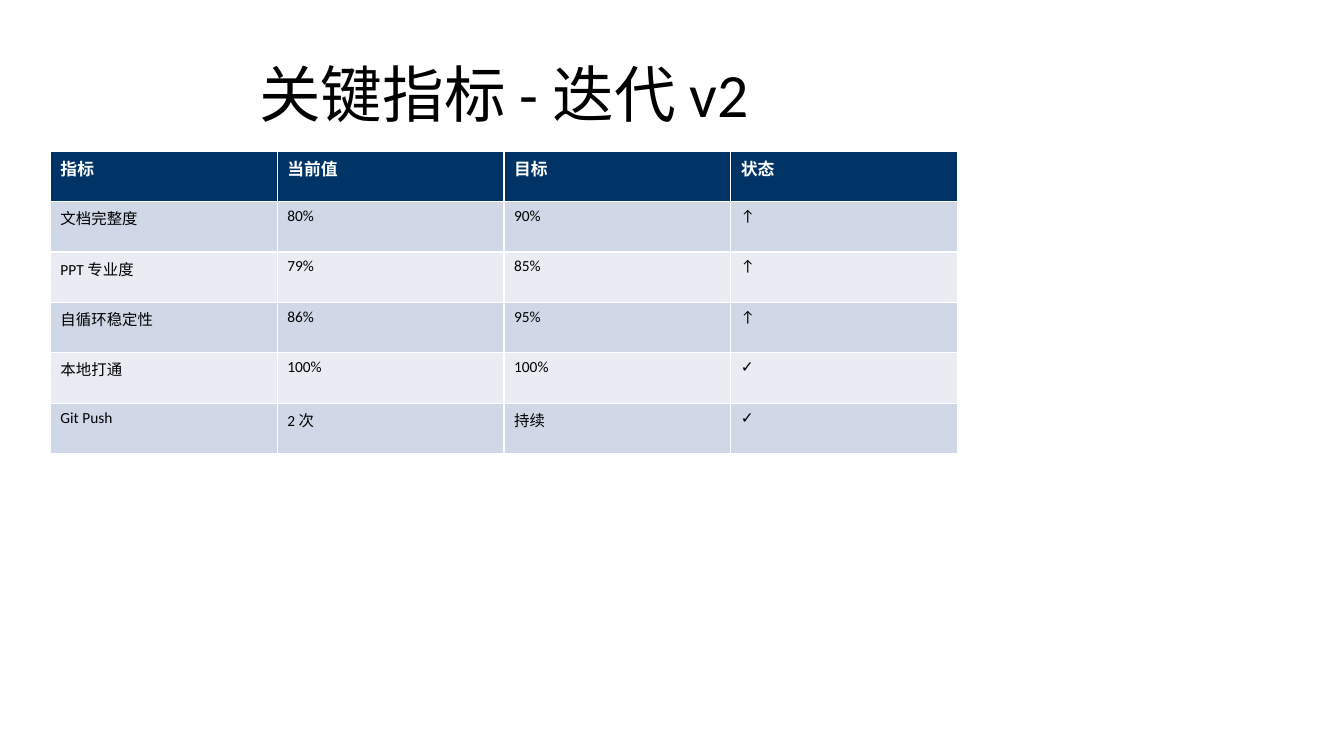
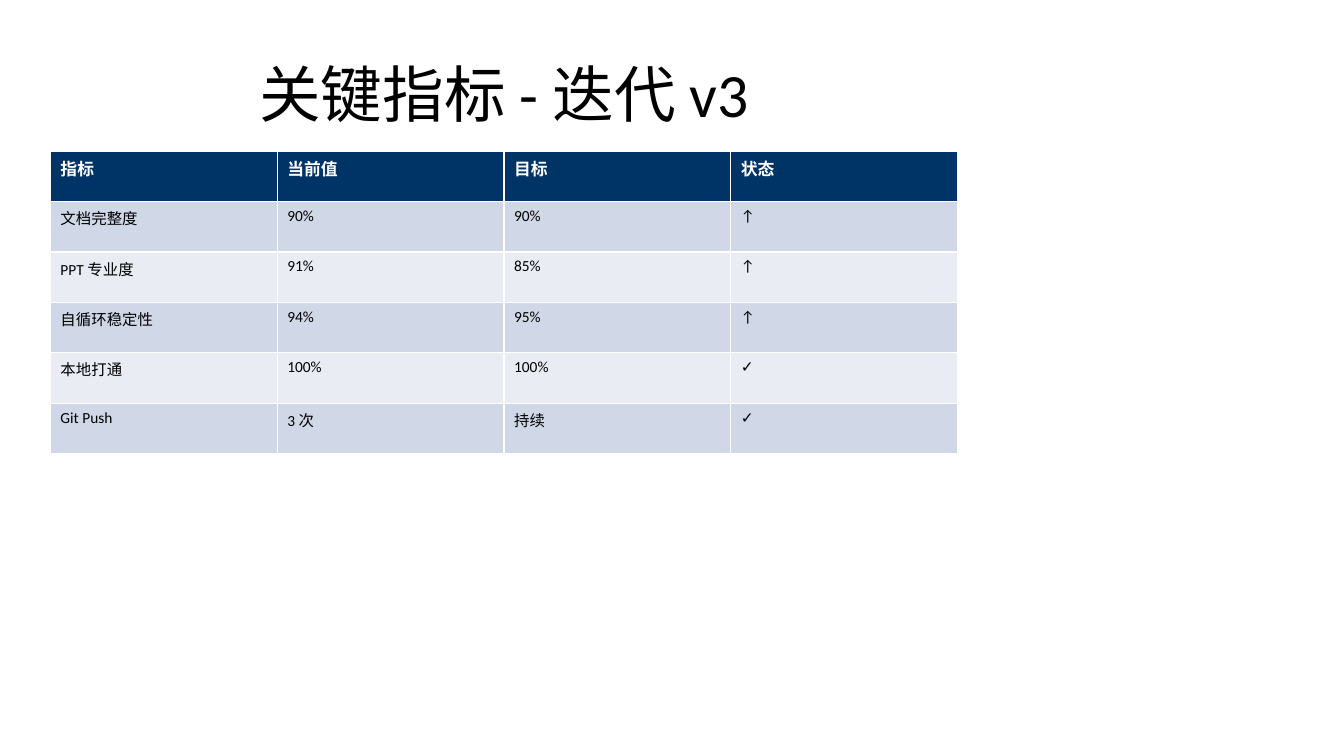
Before and after one commit to mqgg5630-cyber/test-auto-arena, a slide deck: slide 8 of local/inbox/presentation_final.pptx. Drawn at 1344x756 pixels with LibreOffice and Linux fonts; fonts in the diff are those of the drawing. Boxes give left, top, right and bottom in pixels: in the first picture for what was removed or moved away, otherwise in the second. Text is boxed around its words. In the diff, an @@ line names an element or a change of style, - is before the commit and + after.

```diff
--- a/local/inbox/presentation_final.pptx
+++ b/local/inbox/presentation_final.pptx
@@ title at (259, 65, 749, 122): text changed @@
-关键指标 - 迭代 v2
+关键指标 - 迭代 v3
@@ table at (50, 151, 958, 454) @@
-row 2, column 2: 80%
+row 2, column 2: 90%
-row 3, column 2: 79%
+row 3, column 2: 91%
-row 4, column 2: 86%
+row 4, column 2: 94%
-row 6, column 2: 2 次
+row 6, column 2: 3 次
```
Also in this commit, not shown: 8 other slides changed, 1 slide added, 9 other files.
